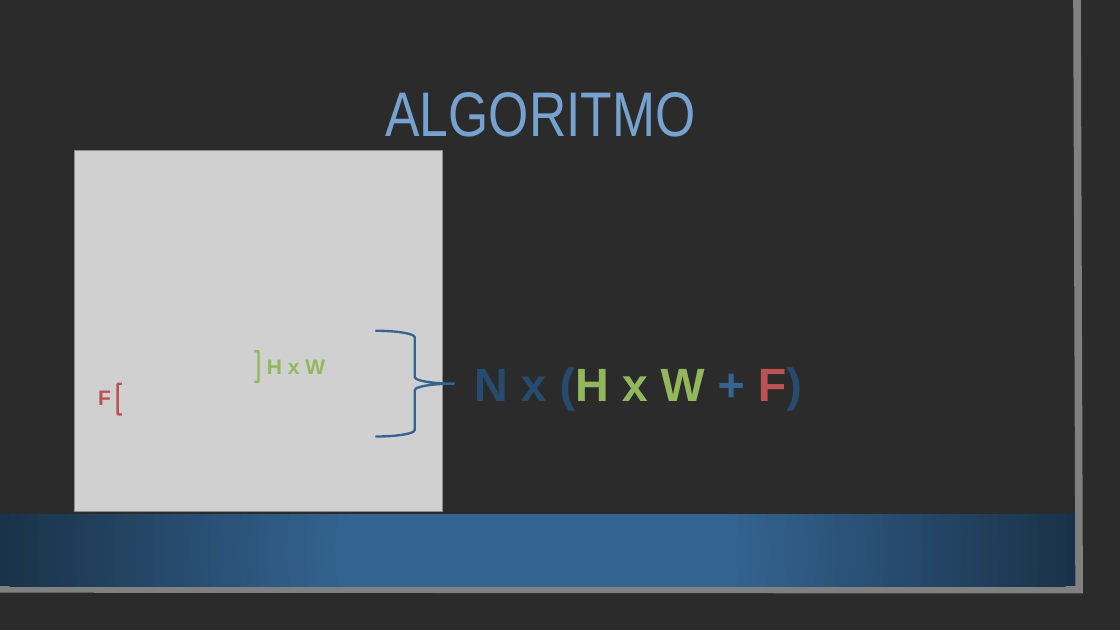
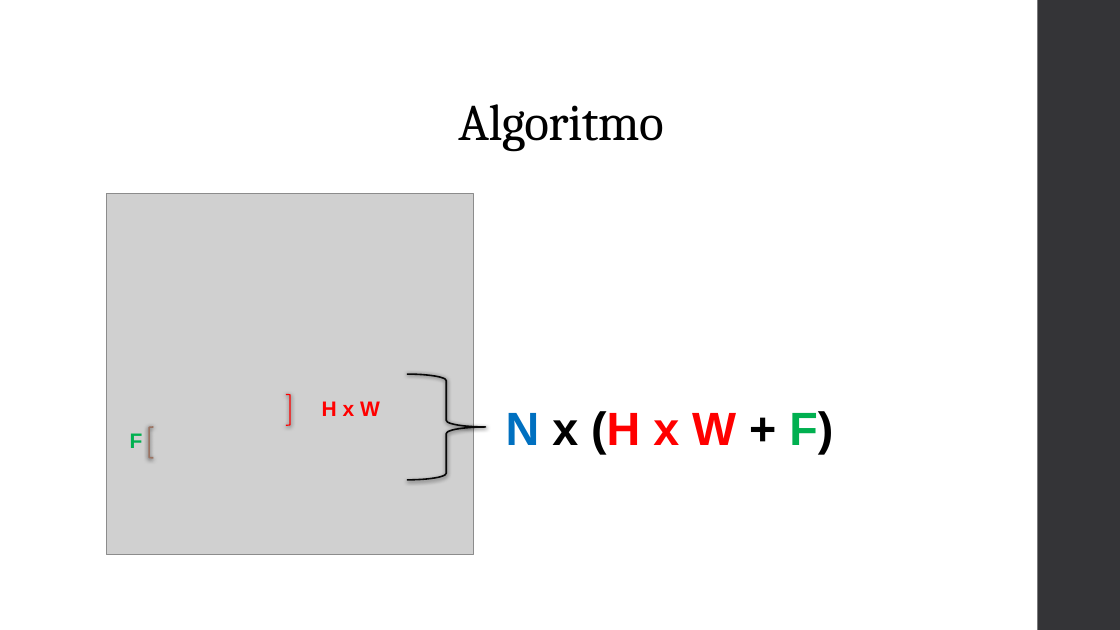
Before and after one commit to mateusmoraes99/MateusBarbara_FinalProject_AA_RR_2024, a slide deck: slide 8 of relatorio e slide/apresentacao.pptx (slide 5 before the commit). Drawn at 1120x630 pixels with LibreOffice and Linux fonts; fonts in the diff are those of the drawing; grey boxes stand for pictures; background and template pictures are left out; a plain dark background stands for a picture behind light text. Boxes give left, top, right and bottom in pixels: in the first picture for what was removed or moved away, otherwise in the second. Text is boxed around its words. In the diff, an @@ line names an element or a change of style, - is before the commit and + after.

```diff
--- a/relatorio e slide/apresentacao.pptx
+++ b/relatorio e slide/apresentacao.pptx
@@ background picture (left out) to #FFFFFF @@
@@ rectangle removed at [0,0,1101,611] @@
@@ freeform shape removed at [0,0,1080,590] @@
@@ rectangle added at [1038,0,1120,630], fill #353537 @@
@@ title "Algoritmo" at [458,104,663,151]: vertical alignment middle to bottom @@
@@ title at [458,104,663,151]: text changed; size 54 to 44 pt; font Arial Narrow to Cambria; text colour #75A2CE to #000000 @@
-ALGORITMO
+Algoritmo
@@ right brace at [407,374,486,480]: outline #346492 2 pt to #000000 1.35 pt; shadow on @@
@@ 2 texts, 2 right brackets, 1 picture, 1 right brace: place and size @@
-2 texts, 2 right brackets, 1 picture, 1 right brace at [75,150,802,511]
+2 texts, 2 right brackets, 1 picture, 1 right brace at [107,194,833,555]
@@ right bracket at [286,395,290,426]: outline #93B75D 2 pt to #FF0000 1 pt; shadow on @@
@@ text "H x W": place and size @@
-text "H x W" at [267,359,325,374]
+text "H x W" at [322,401,380,416]
@@ text "H x W" at [322,401,380,416]: text colour #93B75D to #FF0000 @@
@@ text "N x (H x W ..." at [506,411,833,454]: text colour #274B6D to #0070C0 in "N"; text colour #274B6D to #000000 in "x (H F)"; text colour #93B75D to #FF0000 in "(H x W"; text colour #346492 to #000000 in "+"; text colour #BB5354 to #00B050 in "F)" @@
@@ text "F" at [130,433,143,448]: text colour #BB5354 to #00B050 @@
@@ right bracket at [150,427,154,458]: outline #BB5354 2 pt to #9B7362 1.35 pt; shadow on @@
@@ rectangle removed at [0,514,1075,586] @@
```
Also in this commit, not shown: 8 other slides changed, 5 slides added, 2 slides removed.
